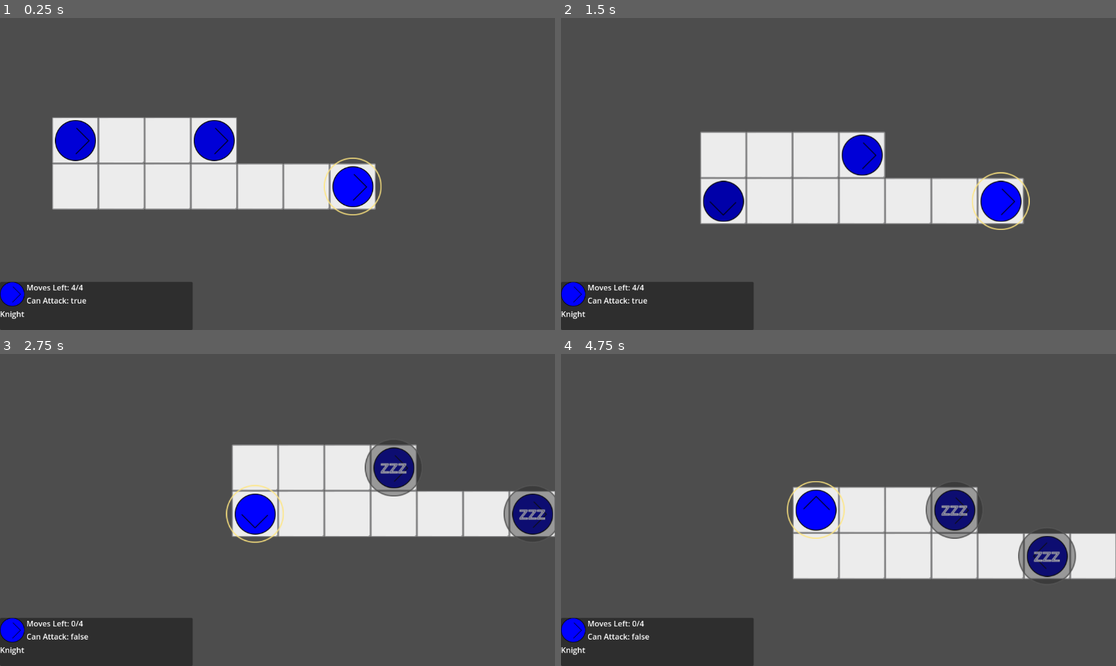
Above: before the commit, frames 1-4 (two rows, left to right).
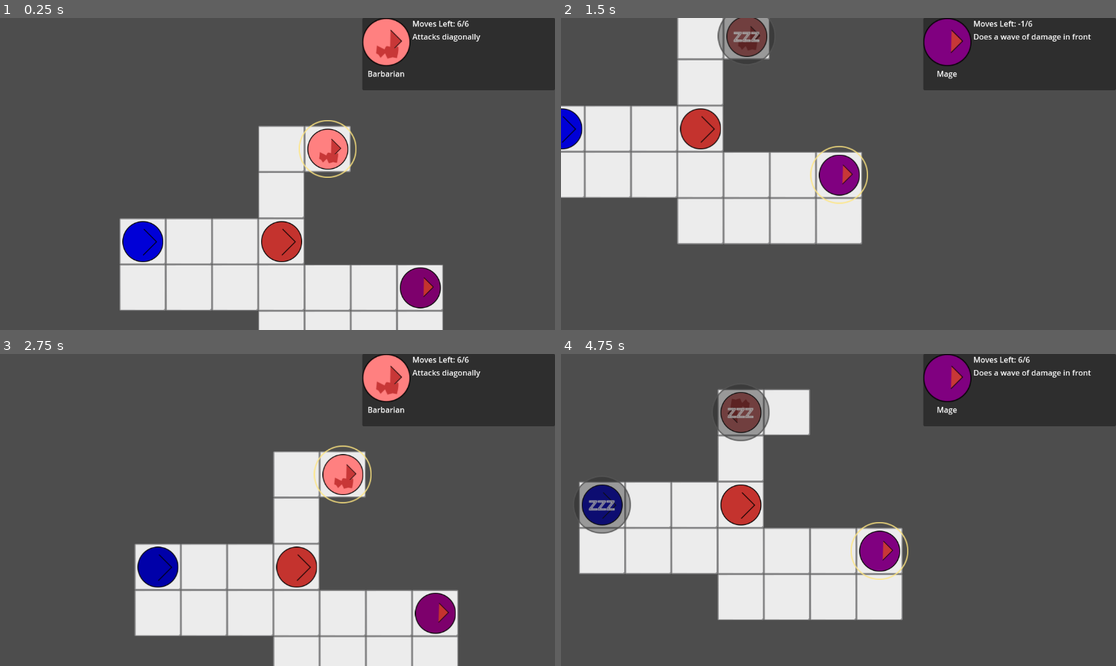
Above: after the commit, the same moments.

Repository: mathew-tran/onlyone
Game: Godot game, scene res://Scenes/Main.tscn
Two runs of this game, one before a commit and one after it. Both use one fixed random seed, a clock stepped at 60 frames per second and the inputs below.
Inputs:
- Up to frame 1 (0.25 s): no input
- Up to frame 2 (1.5 s): tap Enter (end_turn) at 0.5 s; hold D (right) 0.53-1.28 s; tap Space (attack) at 0.6, 1.35 s; hold S (down) from 1.28 s (still down)
- Up to frame 3 (2.75 s): release S (down) at 2.03 s; hold D (right) from 2.03 s (still down); tap Enter (end_turn) at 2.1 s; tap Space (attack) at 2.3 s
- Up to frame 4 (4.75 s): release D (right) at 2.78 s; hold W (up) 2.78-3.53 s; tap Tab (tab) at 2.85 s; tap Space (attack) at 3.05, 3.6, 4.35 s; hold A (left) from 3.53 s (still down)

The runs differ from the first frame. In frame 1, 42% of the frame differs, in the area x 0-100%, y 0-100%; in frame 2, 36%; in frame 3, 41%; in frame 4, 43%.

Commit message:
add turns, add different characters

Diff:
--- /dev/null
+++ b/Content/AttackPositionData.gd
@@ -0,0 +1,6 @@
+extends Resource
+
+class_name AttackPositionData
+
+@export var x : int
+@export var y : int
--- a/Content/CharacterData.gd
+++ b/Content/CharacterData.gd
@@ -5,3 +5,5 @@
 @export var Name = ""
 @export var Moves = 3
 @export var CharImage : Texture2D
+@export var AttackPositions : Array[AttackPositionData]
+@export_multiline var AttackDescription = ""
--- /dev/null
+++ b/Content/Characters/Barbarian_CharacterData.tres
@@ -0,0 +1,38 @@
+[gd_resource type="Resource" script_class="CharacterData" load_steps=8 format=3 uid="uid://dwo4q1korpkq2"]
+
+[ext_resource type="Script" uid="uid://bua2be0wdlxyx" path="res://Content/AttackPositionData.gd" id="1_vncrd"]
+[ext_resource type="Texture2D" uid="uid://dfx71fqipefk0" path="res://Art/Characters/Barbarian.png" id="2_vncrd"]
+[ext_resource type="Script" uid="uid://cvnca3hc0gyfj" path="res://Content/CharacterData.gd" id="3_gr37w"]
+
+[sub_resource type="Resource" id="Resource_oue01"]
+script = ExtResource("1_vncrd")
+x = 1
+y = 1
+metadata/_custom_type_script = "uid://bua2be0wdlxyx"
+
+[sub_resource type="Resource" id="Resource_nv62a"]
+script = ExtResource("1_vncrd")
+x = 1
+y = -1
+metadata/_custom_type_script = "uid://bua2be0wdlxyx"
+
+[sub_resource type="Resource" id="Resource_8sybj"]
+script = ExtResource("1_vncrd")
+x = -1
+y = -1
+metadata/_custom_type_script = "uid://bua2be0wdlxyx"
+
+[sub_resource type="Resource" id="Resource_gr37w"]
+script = ExtResource("1_vncrd")
+x = -1
+y = 1
+metadata/_custom_type_script = "uid://bua2be0wdlxyx"
+
+[resource]
+script = ExtResource("3_gr37w")
+Name = "Barbarian"
+Moves = 6
+CharImage = ExtResource("2_vncrd")
+AttackPositions = Array[ExtResource("1_vncrd")]([SubResource("Resource_oue01"), SubResource("Resource_nv62a"), SubResource("Resource_8sybj"), SubResource("Resource_gr37w")])
+AttackDescription = "Attacks diagonally"
+metadata/_custom_type_script = "uid://cvnca3hc0gyfj"
--- a/Content/Characters/Knight_CharacterData.tres
+++ b/Content/Characters/Knight_CharacterData.tres
@@ -1,11 +1,20 @@
-[gd_resource type="Resource" script_class="CharacterData" load_steps=3 format=3 uid="uid://5bjel7qo2qqg"]
+[gd_resource type="Resource" script_class="CharacterData" load_steps=5 format=3 uid="uid://5bjel7qo2qqg"]
 
 [ext_resource type="Script" uid="uid://cvnca3hc0gyfj" path="res://Content/CharacterData.gd" id="1_7lmro"]
-[ext_resource type="Texture2D" uid="uid://cwnwy5k2nn5es" path="res://Art/Knight.png" id="1_enjg0"]
+[ext_resource type="Script" uid="uid://bua2be0wdlxyx" path="res://Content/AttackPositionData.gd" id="1_8s5gu"]
+[ext_resource type="Texture2D" uid="uid://cwnwy5k2nn5es" path="res://Art/Characters/Knight.png" id="2_8s5gu"]
+
+[sub_resource type="Resource" id="Resource_hp32p"]
+script = ExtResource("1_8s5gu")
+x = 0
+y = 1
+metadata/_custom_type_script = "uid://bua2be0wdlxyx"
 
 [resource]
 script = ExtResource("1_7lmro")
 Name = "Knight"
 Moves = 4
-CharImage = ExtResource("1_enjg0")
+CharImage = ExtResource("2_8s5gu")
+AttackPositions = Array[ExtResource("1_8s5gu")]([SubResource("Resource_hp32p")])
+AttackDescription = "Attacks straight ahead"
 metadata/_custom_type_script = "uid://cvnca3hc0gyfj"
--- /dev/null
+++ b/Content/Characters/Mage_CharacterData.tres
@@ -0,0 +1,39 @@
+[gd_resource type="Resource" script_class="CharacterData" load_steps=8 format=3 uid="uid://c2dm8hbtxneb8"]
+
+[ext_resource type="Script" uid="uid://bua2be0wdlxyx" path="res://Content/AttackPositionData.gd" id="1_54xat"]
+[ext_resource type="Texture2D" uid="uid://cwc4shohu0smj" path="res://Art/Characters/Mage.png" id="2_54xat"]
+[ext_resource type="Script" uid="uid://cvnca3hc0gyfj" path="res://Content/CharacterData.gd" id="3_gkrdp"]
+
+[sub_resource type="Resource" id="Resource_1txl5"]
+script = ExtResource("1_54xat")
+x = 0
+y = 1
+metadata/_custom_type_script = "uid://bua2be0wdlxyx"
+
+[sub_resource type="Resource" id="Resource_gkrdp"]
+script = ExtResource("1_54xat")
+x = 0
+y = 2
+metadata/_custom_type_script = "uid://bua2be0wdlxyx"
+
+[sub_resource type="Resource" id="Resource_nk7wc"]
+script = ExtResource("1_54xat")
+x = 0
+y = 3
+metadata/_custom_type_script = "uid://bua2be0wdlxyx"
+
+[sub_resource type="Resource" id="Resource_sj6uv"]
+script = ExtResource("1_54xat")
+x = 0
+y = 4
+metadata/_custom_type_script = "uid://bua2be0wdlxyx"
+
+[resource]
+script = ExtResource("3_gkrdp")
+Name = "Mage"
+Moves = 6
+CharImage = ExtResource("2_54xat")
+AttackPositions = Array[ExtResource("1_54xat")]([SubResource("Resource_1txl5"), SubResource("Resource_gkrdp"), SubResource("Resource_nk7wc"), SubResource("Resource_sj6uv")])
+AttackDescription = "Does a wave of damage in front
+"
+metadata/_custom_type_script = "uid://cvnca3hc0gyfj"
--- /dev/null
+++ b/Content/Characters/Thief_CharacterData.tres
@@ -0,0 +1,26 @@
+[gd_resource type="Resource" script_class="CharacterData" load_steps=6 format=3 uid="uid://ctx3rsvar40jc"]
+
+[ext_resource type="Script" uid="uid://bua2be0wdlxyx" path="res://Content/AttackPositionData.gd" id="1_kyrt5"]
+[ext_resource type="Script" uid="uid://cvnca3hc0gyfj" path="res://Content/CharacterData.gd" id="2_kyrt5"]
+[ext_resource type="Texture2D" uid="uid://cr1jemn6rmt6" path="res://Art/Characters/Thief.png" id="2_oue01"]
+
+[sub_resource type="Resource" id="Resource_oue01"]
+script = ExtResource("1_kyrt5")
+x = 0
+y = 1
+metadata/_custom_type_script = "uid://bua2be0wdlxyx"
+
+[sub_resource type="Resource" id="Resource_nv62a"]
+script = ExtResource("1_kyrt5")
+x = 0
+y = -1
+metadata/_custom_type_script = "uid://bua2be0wdlxyx"
+
+[resource]
+script = ExtResource("2_kyrt5")
+Name = "Thief"
+Moves = 6
+CharImage = ExtResource("2_oue01")
+AttackPositions = Array[ExtResource("1_kyrt5")]([SubResource("Resource_oue01"), SubResource("Resource_nv62a")])
+AttackDescription = "Attacks front and behind"
+metadata/_custom_type_script = "uid://cvnca3hc0gyfj"
--- /dev/null
+++ b/Example.svg
@@ -0,0 +1,170 @@
+<?xml version="1.0" encoding="UTF-8" standalone="no"?>
+<!-- Created with Inkscape (http://www.inkscape.org/) -->
+
+<svg
+   width="210mm"
+   height="297mm"
+   viewBox="0 0 210 297"
+   version="1.1"
+   id="svg1"
+   inkscape:version="1.4 (86a8ad7, 2024-10-11)"
+   sodipodi:docname="Example.svg"
+   xmlns:inkscape="http://www.inkscape.org/namespaces/inkscape"
+   xmlns:sodipodi="http://sodipodi.sourceforge.net/DTD/sodipodi-0.dtd"
+   xmlns="http://www.w3.org/2000/svg"
+   xmlns:svg="http://www.w3.org/2000/svg">
+  <sodipodi:namedview
+     id="namedview1"
+     pagecolor="#ffffff"
+     bordercolor="#000000"
+     borderopacity="0.25"
+     inkscape:showpageshadow="2"
+     inkscape:pageopacity="0.0"
+     inkscape:pagecheckerboard="0"
+     inkscape:deskcolor="#d1d1d1"
+     inkscape:document-units="mm"
+     showguides="true"
+     inkscape:zoom="4.0668163"
+     inkscape:cx="69.095818"
+     inkscape:cy="-50.285035"
+     inkscape:window-width="1920"
+     inkscape:window-height="1009"
+     inkscape:window-x="-8"
+     inkscape:window-y="-8"
+     inkscape:window-maximized="1"
+     inkscape:current-layer="layer1" />
+  <defs
+     id="defs1">
+    <rect
+       x="260.46073"
+       y="81.71999"
+       width="54.595908"
+       height="36.860931"
+       id="rect4" />
+  </defs>
+  <g
+     inkscape:label="Layer 1"
+     inkscape:groupmode="layer"
+     id="layer1">
+    <rect
+       style="fill:#858586;stroke:none;stroke-width:0.346929"
+       id="rect1"
+       width="25.05307"
+       height="25.05307"
+       x="82.768654"
+       y="55.166424"
+       ry="0.64030832"
+       inkscape:export-filename="Tile.png"
+       inkscape:export-xdpi="96"
+       inkscape:export-ydpi="96" />
+    <path
+       id="rect2"
+       style="fill:#ececec;stroke:none;stroke-width:0.346929"
+       d="m 103.59766,55.701172 c -6.772791,-0.0072 -13.545577,-0.0048 -20.318363,0.002 0.05031,7.987542 -0.0095,15.975324 0.04102,23.962891 7.565071,0.04966 15.139999,0.01236 22.699008,0.01897 0.67769,0.187314 1.44399,-0.322406 1.26608,-1.074441 0.0106,-7.627347 0.0252,-15.254743 -0.0159,-22.882031 -1.22371,-0.04735 -2.44758,-0.04195 -3.67187,-0.02734 z"
+       inkscape:export-filename="Tile.png"
+       inkscape:export-xdpi="96"
+       inkscape:export-ydpi="96" />
+    <ellipse
+       style="fill:#0000ff;stroke:#000000;stroke-width:0.464934"
+       id="path2"
+       cx="34.722458"
+       cy="30.416136"
+       rx="11.012324"
+       ry="11.012325"
+       inkscape:export-filename="Knight.png"
+       inkscape:export-xdpi="96"
+       inkscape:export-ydpi="96" />
+    <path
+       style="fill:#0000ff;stroke:#000000;stroke-width:0.423"
+       d="m 35.262021,23.551387 6.961322,6.961321 -7.351675,7.351678"
+       id="path3" />
+    <path
+       id="ellipse3"
+       style="fill:none;stroke:#ffe680;stroke-width:0.464934"
+       d="m 34.179688,47.469419 c -4.503692,0.179342 -8.767841,3.088405 -10.510813,7.255342 -2.077779,4.583288 -0.829195,10.396428 2.953873,13.717311 3.398955,3.169577 8.687833,4.027595 12.923296,2.123854 4.524909,-1.906885 7.546617,-6.800077 7.221101,-11.700012 -0.197235,-4.474958 -3.109402,-8.689969 -7.249688,-10.4148 -1.67121,-0.729606 -3.515299,-1.077585 -5.337769,-0.981695 z"
+       inkscape:export-filename="Highlight.png"
+       inkscape:export-xdpi="96"
+       inkscape:export-ydpi="96" />
+    <path
+       id="path4"
+       style="fill:#333333;stroke:#808080;stroke-width:0.464934;fill-opacity:0.4078624"
+       d="m 67.762401,20.971278 c -4.503692,0.179342 -8.767841,3.088405 -10.510813,7.255342 -2.077779,4.583288 -0.829195,10.396428 2.953873,13.717311 3.398955,3.169577 8.687833,4.027595 12.923296,2.123854 4.524909,-1.906885 7.546617,-6.800077 7.221101,-11.700012 -0.197235,-4.474958 -3.109402,-8.689969 -7.249688,-10.4148 -1.67121,-0.729606 -3.515299,-1.077585 -5.337769,-0.981695 z"
+       inkscape:export-filename="TiredHighlight.png"
+       inkscape:export-xdpi="96"
+       inkscape:export-ydpi="96" />
+    <text
+       xml:space="preserve"
+       id="text4"
+       style="font-size:26.6667px;font-family:Verdana;-inkscape-font-specification:Verdana;text-align:justify;writing-mode:lr-tb;direction:ltr;white-space:pre;shape-inside:url(#rect4);fill:none;stroke:#ffffff;stroke-width:1.59874"
+       transform="matrix(0.26458333,0,0,0.26458333,-6.2565056,7.1765799)"><tspan
+         x="260.46094"
+         y="106.04954"
+         id="tspan1">zzz</tspan></text>
+    <path
+       id="path5"
+       style="fill:#ececec;stroke:none;stroke-width:0.346929"
+       d="m 103.04483,84.981608 c -6.772794,-0.0072 -13.545574,-0.0048 -20.318364,0.002 0.0503,7.987542 -0.01,15.975322 0.041,23.962892 7.56507,0.0497 15.14,0.0124 22.699014,0.019 0.67769,0.18731 1.44399,-0.32241 1.26608,-1.07444 0.0106,-7.62735 0.0252,-15.254745 -0.0159,-22.882033 -1.22371,-0.04735 -2.44758,-0.04195 -3.67187,-0.02734 z"
+       inkscape:export-filename="KnightAttack.png"
+       inkscape:export-xdpi="96"
+       inkscape:export-ydpi="96" />
+    <g
+       id="g7"
+       transform="translate(-30.187414,64.798845)">
+      <path
+         style="fill:#333333;fill-opacity:0.407862;stroke:#808080;stroke-width:0.423"
+         d="m 124.00261,37.083677 c 0.19518,0.520472 0,3.773426 0,3.773426 h 2.40718 V 36.82344 h -4.09872 l -0.7586,1.313942 h 6.74404 l -0.81963,-1.340093 z"
+         id="path6"
+         sodipodi:nodetypes="ccccccccc" />
+      <path
+         style="fill:#00ffff;fill-opacity:0.407862;stroke:#808080;stroke-width:0.423"
+         d="m 124.3279,24.982687 c 0,0.390354 -0.3253,11.905811 -0.3253,11.905811 l 2.47225,-0.06506 -0.26024,-12.426285 -1.106,-0.780709 z"
+         id="path7" />
+    </g>
+    <ellipse
+       style="fill:#c83737;stroke:#000000;stroke-width:0.464934"
+       id="ellipse7"
+       cx="34.722458"
+       cy="2.6298904"
+       rx="11.012324"
+       ry="11.012325"
+       inkscape:export-filename="Thief.png"
+       inkscape:export-xdpi="96"
+       inkscape:export-ydpi="96" />
+    <path
+       style="fill:#c83737;stroke:#000000;stroke-width:0.423;fill-opacity:1"
+       d="m 35.262021,-4.2348584 6.961322,6.961321 -7.351675,7.3516784"
+       id="path8" />
+    <ellipse
+       style="fill:#800080;stroke:#000000;stroke-width:0.464934"
+       id="ellipse8"
+       cx="34.722458"
+       cy="-24.788324"
+       rx="11.012324"
+       ry="11.012325"
+       inkscape:export-filename="Mage.png"
+       inkscape:export-xdpi="96"
+       inkscape:export-ydpi="96" />
+    <path
+       style="fill:#c83737;fill-opacity:1;stroke:#000000;stroke-width:0.313233"
+       d="m 36.686043,-30.403779 5.15488,5.154879 -5.443938,5.44394"
+       id="path9" />
+    <ellipse
+       style="fill:#ff8080;stroke:#000000;stroke-width:0.464934"
+       id="ellipse9"
+       cx="9.3494158"
+       cy="-24.788324"
+       rx="11.012324"
+       ry="11.012325"
+       inkscape:export-filename="Barbarian.png"
+       inkscape:export-xdpi="96"
+       inkscape:export-ydpi="96" />
+    <path
+       style="fill:#c83737;fill-opacity:1;stroke:#000000;stroke-width:0.313233"
+       d="m 11.313001,-30.403779 5.15488,5.154879 -5.443938,5.44394"
+       id="path10" />
+    <path
+       style="fill:#c83737;fill-opacity:1;stroke:none;stroke-width:0.423"
+       d="m 4.5541356,-19.517723 0.3903546,-3.643309 3.6433085,1.821654 c 0,0 0.2602362,-1.561418 1.0409455,-1.561418 0.7807088,0 3.9035448,1.040945 3.9035448,1.040945 0,0 1.301181,-1.691536 1.431299,-0.260236 0.130118,1.4313 -0.65059,4.814372 -0.65059,4.814372 l -2.081891,-0.390354 -2.3421268,0.650591 -1.1710634,-2.472245 -2.0818906,2.08189 -1.0409452,-1.561418 z"
+       id="path11" />
+  </g>
+</svg>
--- /dev/null
+++ b/Prefabs/Attacks/AttackProjectile.tscn
@@ -0,0 +1,23 @@
+[gd_scene load_steps=4 format=3 uid="uid://m8l1xccyga3l"]
+
+[ext_resource type="Script" uid="uid://cehhhyj67j20v" path="res://Scripts/AttackProjectile.gd" id="1_khdtq"]
+[ext_resource type="Texture2D" uid="uid://dl43ol21a51jd" path="res://Art/Attacks/KnightAttack.png" id="2_g2jdm"]
+
+[sub_resource type="CircleShape2D" id="CircleShape2D_jlyx8"]
+radius = 29.0
+
+[node name="AttackProjectile" type="Area2D"]
+script = ExtResource("1_khdtq")
+
+[node name="TextureRect" type="TextureRect" parent="."]
+custom_minimum_size = Vector2(96, 96)
+offset_left = -48.0
+offset_top = -48.0
+offset_right = 48.0
+offset_bottom = 48.0
+texture = ExtResource("2_g2jdm")
+expand_mode = 4
+stretch_mode = 5
+
+[node name="CollisionShape2D" type="CollisionShape2D" parent="."]
+shape = SubResource("CircleShape2D_jlyx8")
--- a/Prefabs/Pawn.tscn
+++ b/Prefabs/Pawn.tscn
@@ -1,6 +1,6 @@
 [gd_scene load_steps=7 format=3 uid="uid://ktwoml5qvsxe"]
 
-[ext_resource type="Texture2D" uid="uid://cwnwy5k2nn5es" path="res://Art/Knight.png" id="1_4orw8"]
+[ext_resource type="Texture2D" uid="uid://cwnwy5k2nn5es" path="res://Art/Characters/Knight.png" id="1_4orw8"]
 [ext_resource type="Script" uid="uid://dfjye1cc2jtpq" path="res://Scripts/Pawn.gd" id="1_ohklm"]
 [ext_resource type="Resource" uid="uid://5bjel7qo2qqg" path="res://Content/Characters/Knight_CharacterData.tres" id="2_mq203"]
 [ext_resource type="Texture2D" uid="uid://75wg7267x21j" path="res://Art/Highlight.png" id="4_qcmd7"]
--- a/Prefabs/UI/CurrentCharacterUI.tscn
+++ b/Prefabs/UI/CurrentCharacterUI.tscn
@@ -1,10 +1,10 @@
 [gd_scene load_steps=3 format=3 uid="uid://ccrj4phptewfq"]
 
-[ext_resource type="Texture2D" uid="uid://cwnwy5k2nn5es" path="res://Art/Knight.png" id="1_8fn3n"]
+[ext_resource type="Texture2D" uid="uid://cwnwy5k2nn5es" path="res://Art/Characters/Knight.png" id="1_8fn3n"]
 [ext_resource type="Script" uid="uid://bfhrs36tuenoa" path="res://Scripts/UI/CurrentCharacterUI.gd" id="1_f73f1"]
 
 [node name="Panel" type="Panel"]
-custom_minimum_size = Vector2(400, 100)
+custom_minimum_size = Vector2(400, 150)
 anchors_preset = 2
 anchor_top = 1.0
 anchor_bottom = 1.0
@@ -19,6 +19,7 @@
 offset_bottom = 40.0
 
 [node name="VBoxContainer2" type="VBoxContainer" parent="HBoxContainer"]
+custom_minimum_size = Vector2(100, 0)
 layout_mode = 2
 
 [node name="TextureRect" type="TextureRect" parent="HBoxContainer/VBoxContainer2"]
@@ -31,8 +32,10 @@
 [node name="Label" type="Label" parent="HBoxContainer/VBoxContainer2"]
 layout_mode = 2
 text = "KNIGHT"
+horizontal_alignment = 1
 
 [node name="VBoxContainer" type="VBoxContainer" parent="HBoxContainer"]
+custom_minimum_size = Vector2(250, 0)
 layout_mode = 2
 
 [node name="Label" type="Label" parent="HBoxContainer/VBoxContainer"]
@@ -40,5 +43,10 @@
 text = "Moves Left"
 
 [node name="Label2" type="Label" parent="HBoxContainer/VBoxContainer"]
+visible = false
 layout_mode = 2
 text = "bCanShoot"
+
+[node name="AttackDescription" type="Label" parent="HBoxContainer/VBoxContainer"]
+layout_mode = 2
+text = "bCanShoot"
--- a/Scenes/Main.tscn
+++ b/Scenes/Main.tscn
@@ -1,9 +1,12 @@
-[gd_scene load_steps=5 format=3 uid="uid://b6ruj6kr3b8ul"]
+[gd_scene load_steps=8 format=3 uid="uid://b6ruj6kr3b8ul"]
 
 [ext_resource type="PackedScene" uid="uid://dovjqvgagph61" path="res://Prefabs/AvailableTile.tscn" id="1_r150o"]
 [ext_resource type="Script" uid="uid://c08c3g1akko6l" path="res://Scripts/Game.gd" id="1_rgh2o"]
 [ext_resource type="PackedScene" uid="uid://ktwoml5qvsxe" path="res://Prefabs/Pawn.tscn" id="2_idj7w"]
 [ext_resource type="PackedScene" uid="uid://ccrj4phptewfq" path="res://Prefabs/UI/CurrentCharacterUI.tscn" id="3_kln2b"]
+[ext_resource type="Resource" uid="uid://ctx3rsvar40jc" path="res://Content/Characters/Thief_CharacterData.tres" id="5_pbw6q"]
+[ext_resource type="Resource" uid="uid://c2dm8hbtxneb8" path="res://Content/Characters/Mage_CharacterData.tres" id="6_v1gob"]
+[ext_resource type="Resource" uid="uid://dwo4q1korpkq2" path="res://Content/Characters/Barbarian_CharacterData.tres" id="7_jw32o"]
 
 [node name="Game" type="Node2D" node_paths=PackedStringArray("CurrentPawn") groups=["Game"]]
 position = Vector2(192, 384)
@@ -38,18 +41,32 @@
 [node name="AvailableTile9" parent="Tiles" instance=ExtResource("1_r150o")]
 position = Vector2(384, 96)
 
+[node name="AvailableTile12" parent="Tiles" instance=ExtResource("1_r150o")]
+position = Vector2(384, 192)
+
+[node name="AvailableTile13" parent="Tiles" instance=ExtResource("1_r150o")]
+position = Vector2(288, 192)
+
+[node name="AvailableTile14" parent="Tiles" instance=ExtResource("1_r150o")]
+position = Vector2(480, 192)
+
+[node name="AvailableTile15" parent="Tiles" instance=ExtResource("1_r150o")]
+position = Vector2(576, 192)
+
+[node name="AvailableTile16" parent="Tiles" instance=ExtResource("1_r150o")]
+position = Vector2(288, -96)
+
+[node name="AvailableTile17" parent="Tiles" instance=ExtResource("1_r150o")]
+position = Vector2(288, -192)
+
+[node name="AvailableTile18" parent="Tiles" instance=ExtResource("1_r150o")]
+position = Vector2(384, -192)
+
 [node name="AvailableTile10" parent="Tiles" instance=ExtResource("1_r150o")]
 position = Vector2(480, 96)
 
 [node name="AvailableTile11" parent="Tiles" instance=ExtResource("1_r150o")]
 position = Vector2(576, 96)
-
-[node name="CanvasLayer" type="CanvasLayer" parent="."]
-
-[node name="Panel" parent="CanvasLayer" instance=ExtResource("3_kln2b")]
-
-[node name="Camera2D" type="Camera2D" parent="."]
-position_smoothing_enabled = true
 
 [node name="PawnList" type="Node2D" parent="."]
 
@@ -57,6 +74,34 @@
 
 [node name="Pawn2" parent="PawnList" instance=ExtResource("2_idj7w")]
 position = Vector2(288, 0)
+CharData = ExtResource("5_pbw6q")
 
 [node name="Pawn3" parent="PawnList" instance=ExtResource("2_idj7w")]
 position = Vector2(576, 96)
+CharData = ExtResource("6_v1gob")
+
+[node name="Pawn4" parent="PawnList" instance=ExtResource("2_idj7w")]
+position = Vector2(384, -192)
+CharData = ExtResource("7_jw32o")
+
+[node name="CanvasLayer" type="CanvasLayer" parent="."]
+
+[node name="Panel" parent="CanvasLayer" instance=ExtResource("3_kln2b")]
+anchors_preset = 1
+anchor_left = 1.0
+anchor_top = 0.0
+anchor_right = 1.0
+anchor_bottom = 0.0
+offset_left = -400.0
+offset_top = 0.0
+offset_right = 0.0
+offset_bottom = 150.0
+grow_horizontal = 0
+grow_vertical = 1
+
+[node name="Camera2D" type="Camera2D" parent="."]
+position_smoothing_enabled = true
+
+[node name="Effects" type="Node2D" parent="." groups=["Effects"]]
+
+[connection signal="child_order_changed" from="PawnList" to="." method="_on_pawn_list_child_order_changed"]
--- /dev/null
+++ b/Scripts/AttackProjectile.gd
@@ -0,0 +1,29 @@
+extends Area2D
+
+class_name Projectile
+
+var TargetPosition = Vector2.ZERO
+var Speed = 10
+var Progress = 0
+var InitialPosition = Vector2.ZERO
+
+signal OnComplete
+
+func _ready() -> void:
+	pass
+
+func _process(delta: float) -> void:
+	Progress += delta * Speed
+	global_position = lerp(InitialPosition, TargetPosition, Progress)
+
+	if Progress >= 1:
+
+		set_process(false)
+		force_update_transform()
+		await get_tree().create_timer(.1).timeout
+		var areas = get_overlapping_areas()
+		for area in areas:
+			if area is Pawn:
+				await area.Kill()
+		OnComplete.emit()
+		queue_free()
--- a/Scripts/Autoload/Helper.gd
+++ b/Scripts/Autoload/Helper.gd
@@ -2,3 +2,6 @@
 
 func GetGame() -> Game:
 	return get_tree().get_nodes_in_group("Game")[0]
+
+func GetEffectsGroup():
+	return get_tree().get_nodes_in_group("Effects")[0]
--- a/Scripts/Game.gd
+++ b/Scripts/Game.gd
@@ -43,10 +43,12 @@
 		nextPawn.StartTurn()
 		CurrentPawn = nextPawn
 		TabIndex = CurrentPawn.get_index()
+		OnPawnUpdate.emit()
 	else:
 		for pawn in GetPawnList():
 			pawn.Refresh()
 		DecideNextPawn()
+
 
 func EndTurn():
 	DecideNextPawn()
@@ -57,3 +59,8 @@
 func _process(delta: float) -> void:
 	if GetCurrentPawn():
 		$Camera2D.global_position = GetCurrentPawn().global_position
+
+
+func _on_pawn_list_child_order_changed() -> void:
+	if len(GetPawnList()) == 1:
+		print("YOU WIN!")
--- a/Scripts/Pawn.gd
+++ b/Scripts/Pawn.gd
@@ -1,3 +1,5 @@
+@tool
+
 extends Area2D
 
 class_name Pawn
@@ -32,6 +34,7 @@
 
 @export var CharData : CharacterData
 
+
 func IsTired():
 	return CurrentState == PAWN_STATE.TIRED
 
@@ -53,12 +56,11 @@
 	modulate = Color.ANTIQUE_WHITE
 
 func StartTurn():
-
-	Helper.GetGame().OnPawnUpdate.emit()
 	UpdateState(PAWN_STATE.USING)
 	print(name + " TURN START")
 	set_process(true)
 	modulate = Color.WHITE
+	Helper.GetGame().OnPawnUpdate.emit()
 
 func StallTurn():
 	UpdateState(PAWN_STATE.TO_BE_USED)
@@ -75,25 +77,32 @@
 
 
 func _ready() -> void:
-	pass
+	$TextureRect.texture = CharData.CharImage
 
 func _process(delta: float) -> void:
+	if Engine.is_editor_hint():
+		return
+
 	if CurrentState != PAWN_STATE.USING:
 		return
 
 	if MovesLeft <= 0 and bCanShoot == false:
 		EndTurn()
 		return
+
 	if Input.is_action_just_pressed("end_turn"):
 		EndTurn()
 		return
 
 	if Input.is_action_just_pressed("attack"):
 		if bCanShoot:
+			set_process(false)
 			bCanShoot = false
 			MovesLeft = 0
 			print(name + "shoot")
+			await Shoot()
 			Helper.GetGame().OnPawnUpdate.emit()
+			set_process(true)
 		return
 
 	if CanMove() == false:
@@ -152,6 +161,37 @@
 				return MOVE_TEST_RESULT.OTHER_PAWN
 	return MOVE_TEST_RESULT.OPEN_SPOT
 
+func Shoot():
+	for pos in CharData.AttackPositions:
+		var rot = 0
+		match CurrentDirection:
+			DIRECTION.LEFT:
+				rot = 90
+			DIRECTION.UP:
+				rot = 180
+			DIRECTION.RIGHT:
+				rot = 270
+			DIRECTION.DOWN:
+				rot = 0
+		var targetPosition = Vector2(pos.x, pos.y).rotated(deg_to_rad(rot))
+		var projClass = load("res://Prefabs/Attacks/AttackProjectile.tscn")
+		var instance = projClass.instantiate() as Projectile
+		instance.global_position = global_position
+		instance.InitialPosition = global_position
+		instance.TargetPosition = global_position + targetPosition * Definitions.CellSize
+		Helper.GetEffectsGroup().add_child(instance)
+		await instance.OnComplete
+
+func GetForwardVector():
+	match CurrentDirection:
+		DIRECTION.LEFT:
+			return Vector2.LEFT
+		DIRECTION.UP:
+			return Vector2.UP
+		DIRECTION.RIGHT:
+			return Vector2.RIGHT
+		DIRECTION.DOWN:
+			return Vector2.DOWN
 
 func UpdateSprite():
 	match CurrentDirection:
@@ -172,3 +212,10 @@
 		$TiredHighlight.visible = true
 	else:
 		$TiredHighlight.visible = false
+
+func Kill():
+	var tween = get_tree().create_tween()
+	tween.tween_property(self, "scale", Vector2.ZERO, .3)
+	await tween.finished
+
+	queue_free()
--- a/Scripts/UI/CurrentCharacterUI.gd
+++ b/Scripts/UI/CurrentCharacterUI.gd
@@ -4,14 +4,21 @@
 @onready var PawnNameText = $HBoxContainer/VBoxContainer2/Label
 @onready var MovesLeftText = $HBoxContainer/VBoxContainer/Label
 @onready var CanShootText = $HBoxContainer/VBoxContainer/Label2
-
+@onready var AttackDescription = $HBoxContainer/VBoxContainer/AttackDescription
 func _ready() -> void:
 	Helper.GetGame().OnPawnUpdate.connect(OnPawnUpdate)
 	OnPawnUpdate()
 
 func OnPawnUpdate():
+	get_tree().create_timer(.1).timeout
 	var pawn = Helper.GetGame().GetCurrentPawn() as Pawn
+	if pawn == null:
+		visible = false
+		return
+
+	visible = true
 	PawnNameText.text =  pawn.CharData.Name
 	PawnImage.texture = pawn.CharData.CharImage
 	MovesLeftText.text = "Moves Left: " + str(pawn.MovesLeft) + "/" + str(pawn.CharData.Moves)
+	AttackDescription.text = pawn.CharData.AttackDescription
 	CanShootText.text = "Can Attack: " +  str(pawn.bCanShoot)
Binary file added: Art/Attacks/KnightAttack.png
Not shown, changed: Art/Attacks/KnightAttack.png.import
Binary file added: Art/Characters/Barbarian.png
Not shown, added: Art/Characters/Barbarian.png.import
Renamed: Art/Knight.png -> Art/Characters/Knight.png
Not shown, added: Art/Characters/Knight.png.import
Binary file added: Art/Characters/Mage.png
Not shown, added: Art/Characters/Mage.png.import
Binary file added: Art/Characters/Thief.png
Not shown, added: Art/Characters/Thief.png.import
Not shown, added: Content/AttackPositionData.gd.uid
Not shown, added: Example.svg.import
(and 1 more such lines)
